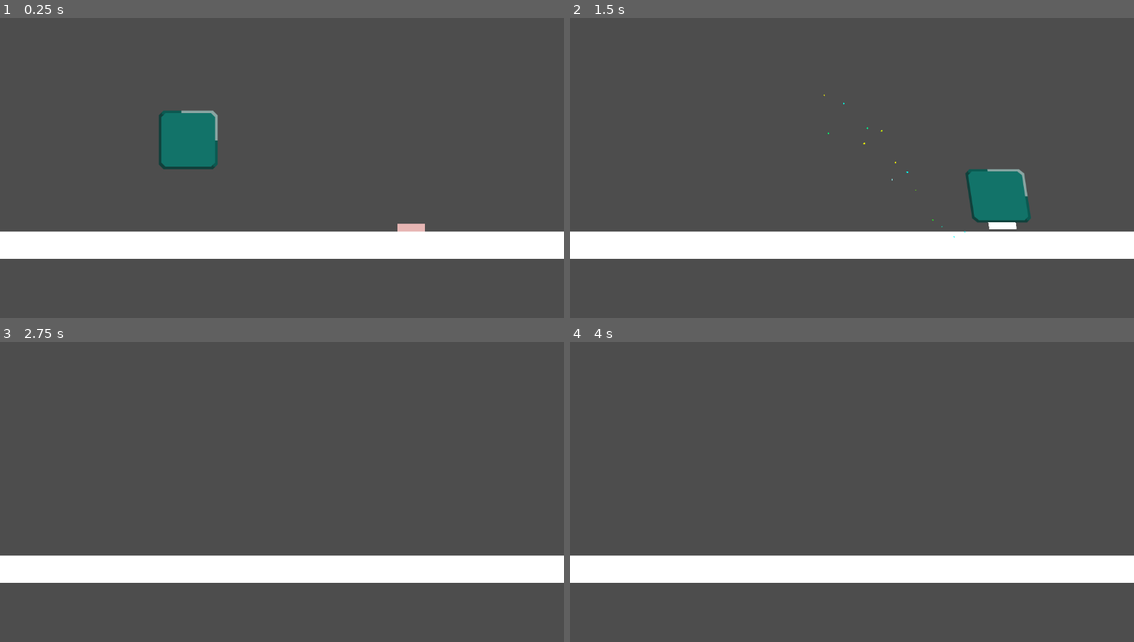
Above: before the commit, frames 1-4 (two rows, left to right).
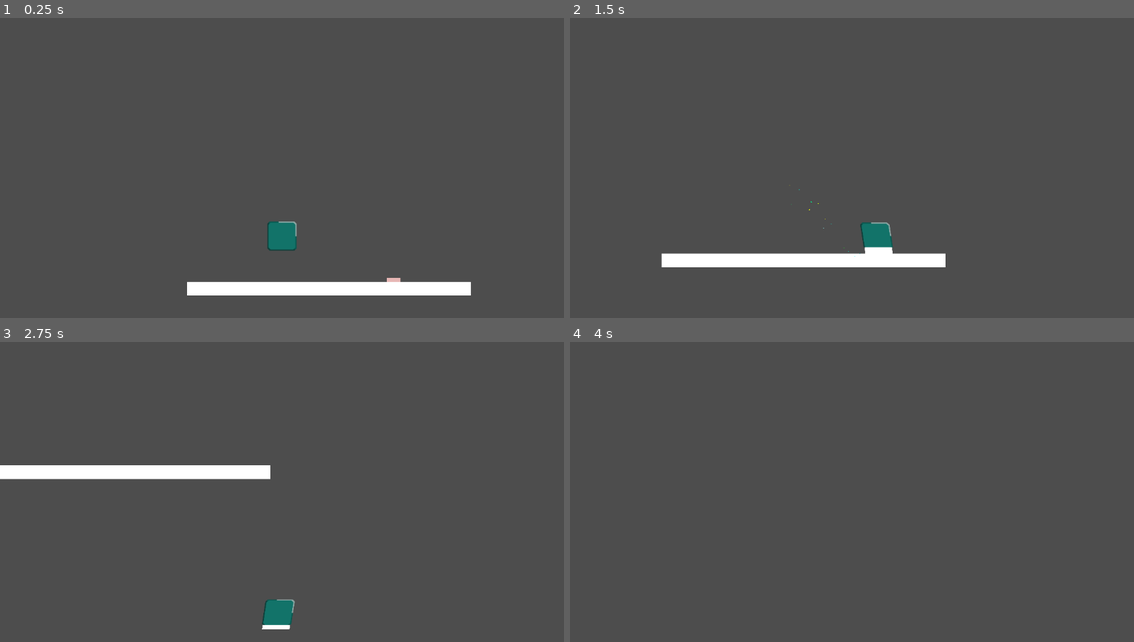
Above: after the commit, the same moments.

Repository: JustinMcKague/grind-set
Game: Godot game, scene res://PackedScenes/testing.tscn
The game is run twice, just before and just after one commit, with the same random seed, the same clock (stepped at 60 frames per second) and the same inputs.
Inputs:
- Up to frame 1 (0.25 s): no input
- Up to frame 2 (1.5 s): hold D (right) from 0.53 s (still down); tap E (combine) at 0.6, 1.35 s; tap Space (jump) at 0.77 s
- Up to frame 3 (2.75 s): tap Space (jump) at 1.52 s; release D (right) at 2.03 s; hold A (left) from 2.03 s (still down); tap E (combine) at 2.1 s
- Up to frame 4 (4 s): release A (left) at 2.78 s; hold D (right) from 2.78 s (still down); tap E (combine) at 2.85, 3.6 s; tap Space (jump) at 3.02, 3.77 s; tap Enter at 3.5 s

The runs differ from the first frame. In frame 1, 14% of the frame differs, in the area x 0-100%, y 30-93%; in frame 2, 12%; in frame 3, 12%; in frame 4, 9.2%.

Commit message:
tweaks to the combine mechanic
- slight improvements to visuals of combining

Diff:
--- /dev/null
+++ b/grind-set/Globals/game_manager.gd
@@ -0,0 +1,3 @@
+extends Node
+
+var player_ref
--- a/grind-set/PackedScenes/player.gd
+++ b/grind-set/PackedScenes/player.gd
@@ -30,7 +30,10 @@
 
 var on_slab = false
 
+var current_offset
+
 func _ready() -> void:
+	GameManager.player_ref = self
 	current_height = initial_height
 	initial_coll_height = collision.shape.size.y
 	update_player_height()
@@ -54,6 +57,7 @@
 	jump()
 	grind(delta)
 	update_player_height()
+
 	if velocity.x == 0:
 		right_particles.emitting = false
 		left_particles.emitting = false
@@ -63,10 +67,6 @@
 
 func grind(delta):
 	if is_sliding:
-		var total_stone = current_height
-		for slab in current_slabs:
-			total_stone += slab.height
-
 		var amount_to_grind = decay_rate * delta
 
 		for slab in current_slabs:
@@ -104,18 +104,17 @@
 	sprite.global_scale.y = current_height / initial_height
 
 	# attach new slab sprites to bottom of player
-	var current_offset = current_height
+	current_offset = current_height
 
 	for i in range(current_slabs.size() -1, -1, -1):
 		var slab = current_slabs[i]
 		var slab_sprite = Sprite2D.new()
 		slab_sprite.texture = slab.texture
-		slab_sprite.scale.y = slab.height / slab_sprite.texture.get_height()
-		slab_sprite.scale.x = sprite.global_scale.x
+		slab_sprite.scale.y = slab.height / slab_sprite.texture.get_height() * 2
+		slab_sprite.global_scale.x = sprite.global_scale.x * 2
 		current_offset += slab.height
-		slab_sprite.position.y = current_offset
+		slab_sprite.position.y = current_offset - ((slab.height - slab.initial_slab_height) / 2)
 		slab_parent.add_child(slab_sprite)
-
 
 	var total_height = current_height
 	for slab in current_slabs:
--- a/grind-set/PackedScenes/slab.gd
+++ b/grind-set/PackedScenes/slab.gd
@@ -2,12 +2,15 @@
 
 @export var slab_height: float
 @export var slab_tex: Texture2D
+
+var initial_slab_height: float
 
 @onready var sprite = $"../Sprite2D"
 
 func _ready() -> void:
 	sprite.texture = slab_tex
 	sprite.scale.y = slab_height / sprite.texture.get_height()
+	initial_slab_height = sprite.scale.y
 
 func _on_body_entered(body: Node2D) -> void:
 	if body.has_method("combine_to_slab"):
--- a/grind-set/PackedScenes/slab_resource.gd
+++ b/grind-set/PackedScenes/slab_resource.gd
@@ -3,7 +3,9 @@
 
 @export var height: float = 16
 @export var texture: Texture2D
+var initial_slab_height: float
 
-func _init(initial_height: float = 16, slab_tex: Texture2D = null) -> void:
+func _init(initial_height: float = 16, slab_tex: Texture2D = null, start_height: float = 16) -> void:
 	height = initial_height
 	texture = slab_tex
+	initial_slab_height = start_height
--- a/grind-set/PackedScenes/testing.tscn
+++ b/grind-set/PackedScenes/testing.tscn
@@ -1,13 +1,14 @@
-[gd_scene load_steps=5 format=3 uid="uid://dvpmegqy40ouq"]
+[gd_scene load_steps=6 format=3 uid="uid://dvpmegqy40ouq"]
 
 [ext_resource type="Texture2D" uid="uid://b5eolbqtebo6h" path="res://Sprites/white box.png" id="1_txir4"]
 [ext_resource type="PackedScene" uid="uid://hmq8d0c2bdn5" path="res://PackedScenes/player.tscn" id="2_20fb8"]
 [ext_resource type="PackedScene" uid="uid://dmj761c26hjfb" path="res://PackedScenes/slab.tscn" id="3_ls2ju"]
+[ext_resource type="PackedScene" uid="uid://b2jrpseew6yvi" path="res://camera.tscn" id="4_qkoge"]
 
 [sub_resource type="RectangleShape2D" id="RectangleShape2D_20fb8"]
 size = Vector2(1171, 134)
 
-[node name="Node2D" type="Node2D"]
+[node name="Test Scene" type="Node2D"]
 
 [node name="StaticBody2D" type="StaticBody2D" parent="."]
 
@@ -25,3 +26,7 @@
 
 [node name="Slab" parent="." instance=ExtResource("3_ls2ju")]
 position = Vector2(840, 463)
+
+[node name="Camera" parent="." instance=ExtResource("4_qkoge")]
+position = Vector2(386, 2)
+cam_offset = Vector2(0, -250)
--- /dev/null
+++ b/grind-set/camera.tscn
@@ -0,0 +1,8 @@
+[gd_scene load_steps=2 format=3 uid="uid://b2jrpseew6yvi"]
+
+[ext_resource type="Script" uid="uid://cojc6yste6t3t" path="res://camera_follow.gd" id="1_u5kg4"]
+
+[node name="Camera" type="Camera2D"]
+zoom = Vector2(0.5, 0.5)
+script = ExtResource("1_u5kg4")
+follow_speed = 5.0
--- /dev/null
+++ b/grind-set/camera_follow.gd
@@ -0,0 +1,10 @@
+extends Camera2D
+
+@export var follow_speed: float = 3.5
+@export var cam_offset: Vector2
+var target
+
+func _physics_process(delta: float) -> void:
+	if target == null:
+		target = GameManager.player_ref
+	position = position.lerp(target.global_position + cam_offset, delta * follow_speed)
--- a/grind-set/project.godot
+++ b/grind-set/project.godot
@@ -18,6 +18,7 @@
 [autoload]
 
 PlayerVariables="*res://Globals/player_variables.gd"
+GameManager="*res://Globals/game_manager.gd"
 
 [input]
 
Not shown, added: grind-set/Globals/game_manager.gd.uid
Not shown, added: grind-set/camera_follow.gd.uid
